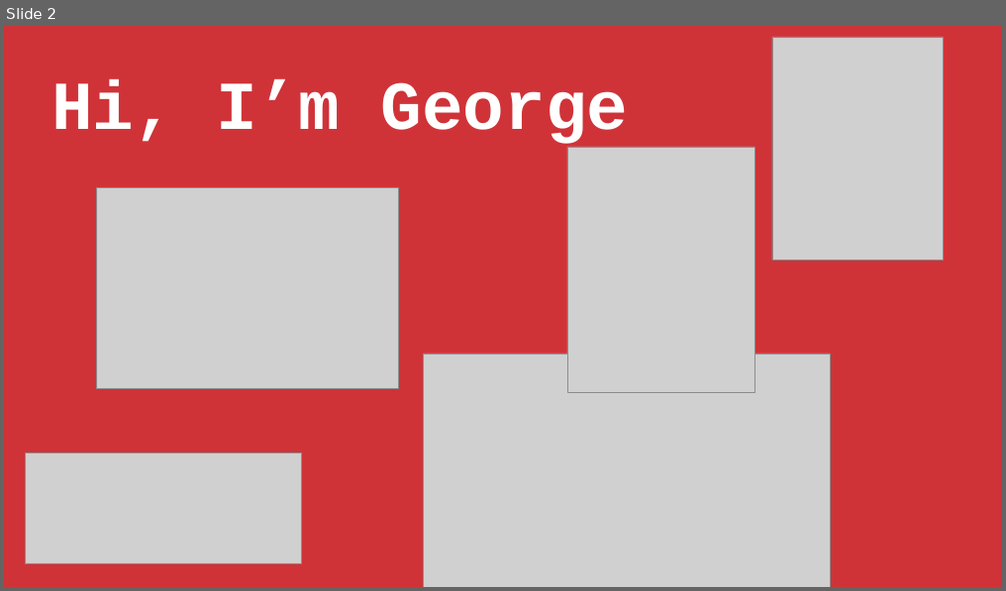
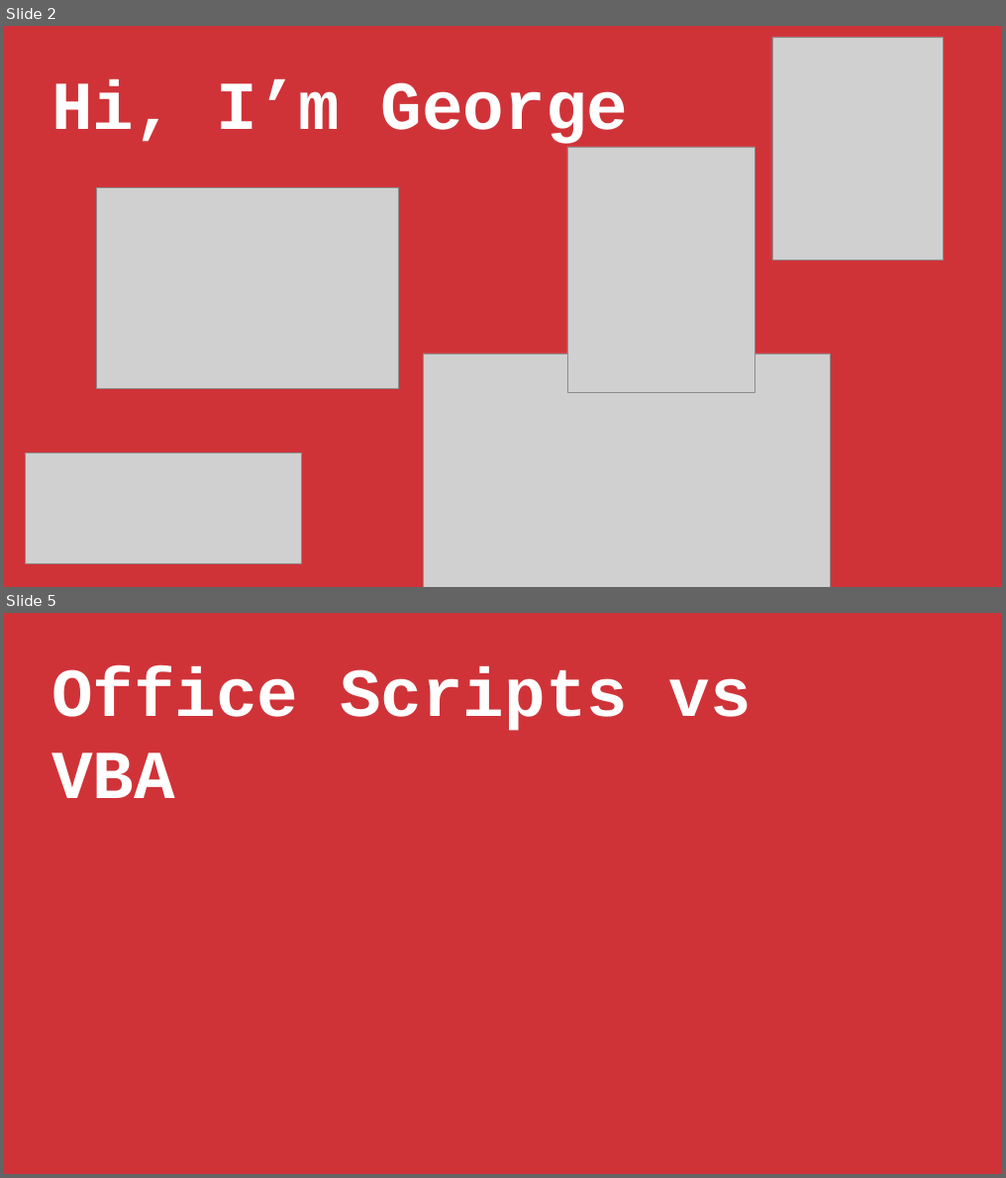
Before and after one commit to stringfestdata/first-steps-office-scripts, a slide deck: first-steps-office-scripts.pptx. Shown one above the other, each under a label of ours: slide 2 before the commit, slides 2 and 5 after it; the slides between them are not shown. The pictures are 1006x591 and 1006x1178 pixels, drawn with LibreOffice and Linux fonts; fonts in the diff are those of the drawing; grey boxes stand for pictures. Boxes give left, top, right and bottom in pixels: in the first picture for what was removed or moved away, otherwise in the second. Text is boxed around its words. In the diff, an @@ line names an element or a change of style, - is before the commit and + after.

```diff
--- a/first-steps-office-scripts.pptx
+++ b/first-steps-office-scripts.pptx
@@ slide 5 added at (x1=4, y1=613, x2=1002, y2=1174), background #F2F2F2 @@
@@ rectangle added at (x1=4, y1=613, x2=1002, y2=1174), fill #CF3338 @@
@@ text added at (x1=52, y1=666, x2=751, y2=798), 99 pt, text #FFFFFF, bold @@
+Office Scripts vs VBA
```
Also in this commit, not shown: 2 slides changed, 10 other slides added, 10 slides removed, 3 other files.
